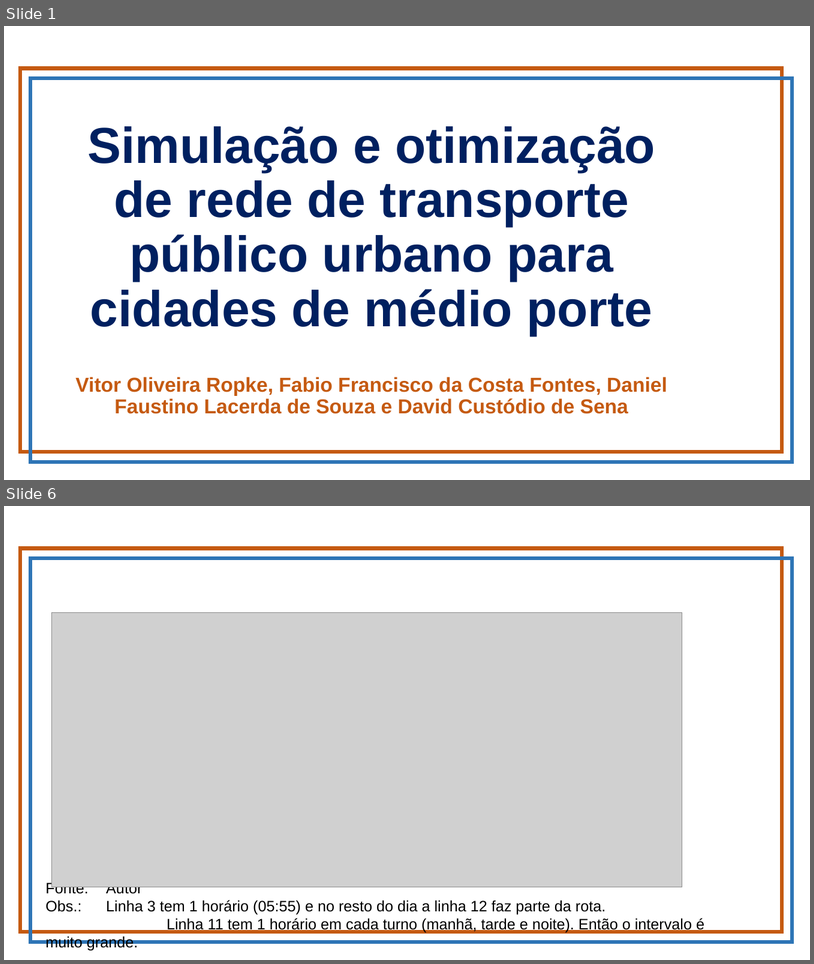
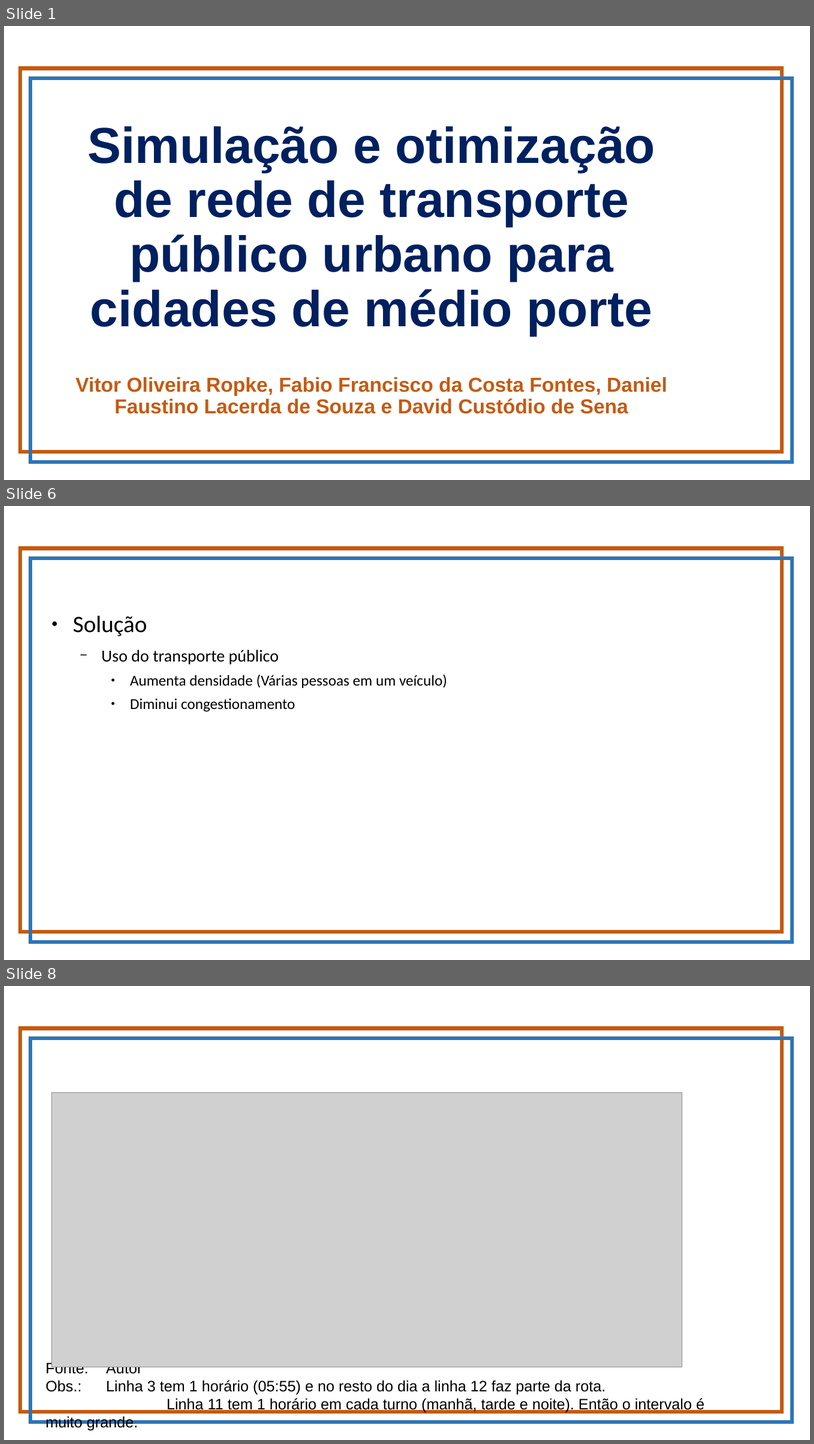
Before and after one commit to vitorropke/mobilidade-urbana, a slide deck: SEMIC-2021/apresentacao.odp. Shown one above the other, each under a label of ours: slides 1 and 6 before the commit, slides 1, 6 and 8 after it; the slides between them are not shown. The pictures are 814x964 and 814x1444 pixels, drawn with LibreOffice and Linux fonts; fonts in the diff are those of the drawing; grey boxes stand for pictures; background and template pictures are left out. Boxes give left, top, right and bottom in pixels: in the first picture for what was removed or moved away, otherwise in the second. Text is boxed around its words. In the diff, an @@ line names an element or a change of style, - is before the commit and + after.

```diff
--- a/SEMIC-2021/apresentacao.odp
+++ b/SEMIC-2021/apresentacao.odp
@@ slide 6 added at [4, 506, 810, 960], background #FFFFFF; not listed: 2 template elements that a slide beside it also shows @@
@@ text added at [73, 615, 447, 712], 18 pt, text #000000 @@
+● Solução
+  − Uso do transporte público
+    ● Aumenta densidade (Várias pessoas em um veículo)
+    ● Diminui congestionamento
@@ what was slide 6 is now slide 8 @@
```
Also in this commit, not shown: 3 slides changed, 6 other slides added, 1 slide removed, 2 other files.
